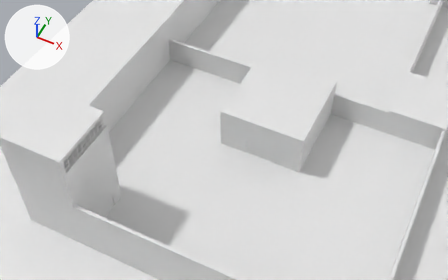
Two versions of the glTF model public/images/models/Levels/level1/Scene.glb, one commit apart.
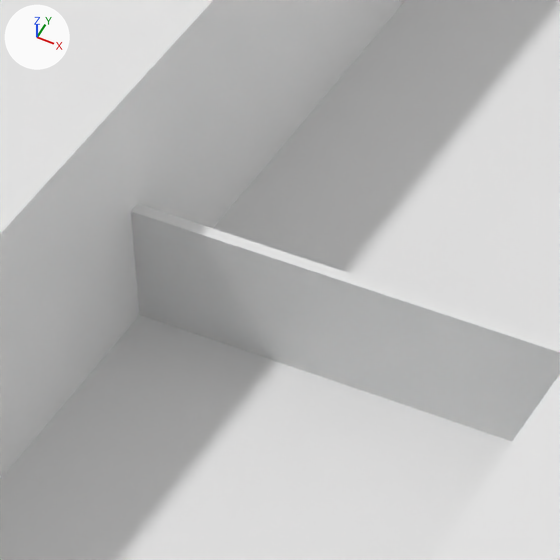
Each version appears first from a 50 mm lens placed at (12.3, -348.2, 331.3), pointed at (-134.1, -55.4, -34.9), and next in a close-up on the part from 32% to 56% of the width and 0% to 38% of the height. The lights are fixed; the arrows at upper left show +X, +Y and +Z. Where no turn or scale is listed for an object, it has been applied to the vertices.

In view in the first close-up: 'ground', 'sand', 'start19.001', 'wall20.003', 'wall7.002'.
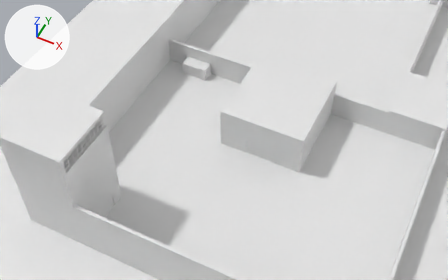
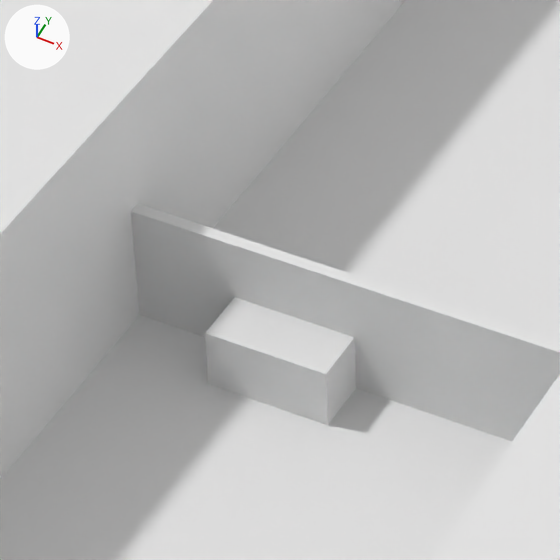
The change in detail:
Object 'wall20.014' (ob_wall20_014) is new; it shows a copy of the mesh of ob_wall20_005.
Its location is (-171.0, -24.0, 5.0).

What differs and where, as boxes [x1, y1, x2, y2] in the close-ups (560 x 560 px):
'wall20.014', added
    after: [205, 297, 356, 425]
